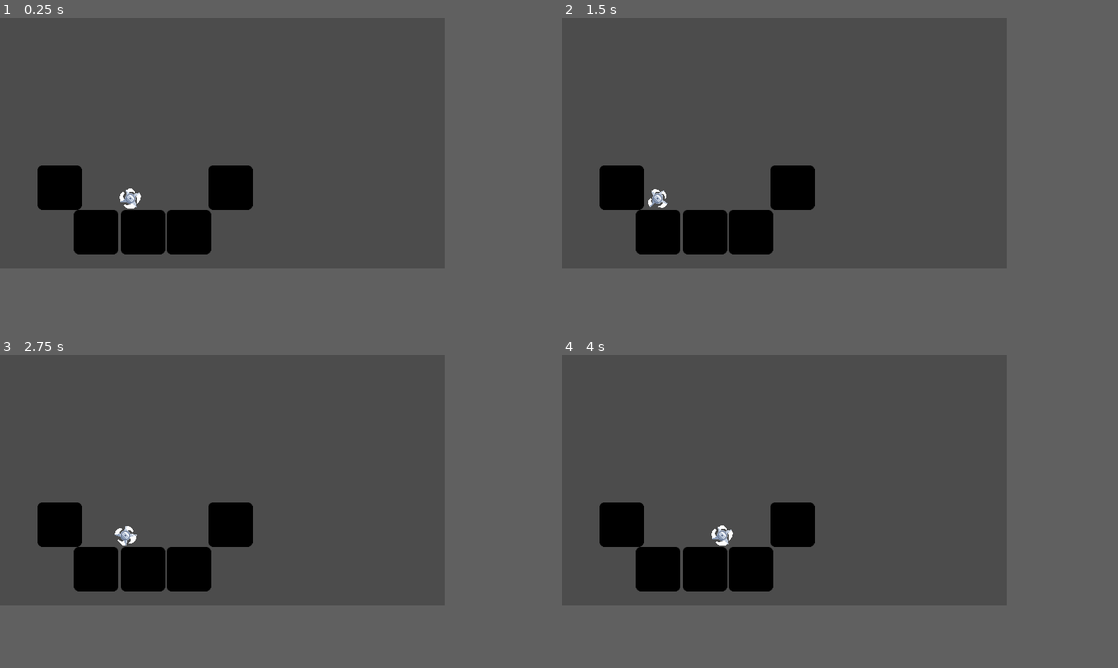
Above: before the commit, frames 1-4 (two rows, left to right).
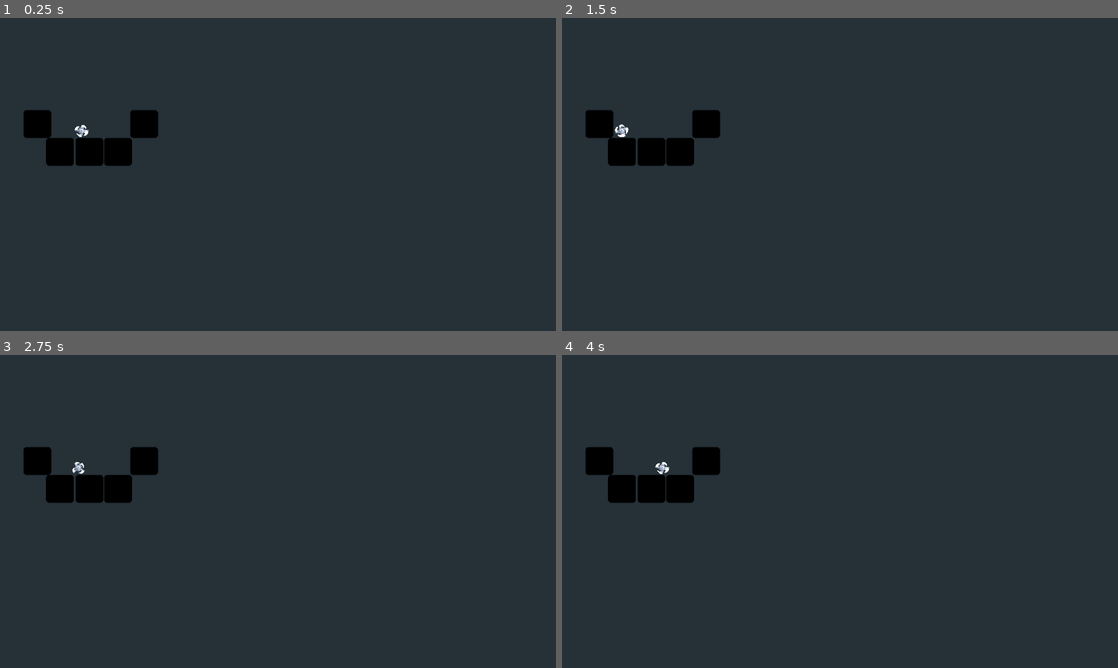
Above: after the commit, the same moments.

Repository: JamesDSource/Cyber-Gunslinger
Game: Godot game, scene res://sawblade/sawblade.tscn
The game is run twice, just before and just after one commit, with the same random seed, the same clock (stepped at 60 frames per second) and the same inputs. Before the commit the project has no main scene; this scene is started directly in both runs. The engine's default icon, where the game draws it, is replaced by a stand-in: a white triangle on a blue panel in a dark square.
Inputs:
- Up to frame 1 (0.25 s): no input
- Up to frame 2 (1.5 s): hold Right (Right) from 0.53 s (still down); tap W (Jump, bound only before the commit) at 0.6, 0.77, 1.07, 1.35 s
- Up to frame 3 (2.75 s): tap W (Jump, bound only before the commit) at 1.52, 1.82, 2.1 s; release Right (Right) at 2.03 s; hold Left (Left) from 2.03 s (still down)
- Up to frame 4 (4 s): release Left (Left) at 2.78 s; hold Right (Right) from 2.78 s (still down); tap W (Jump, bound only before the commit) at 2.85, 3.02, 3.32, 3.6, 3.77 s
In our replay, the window is 640x360 before the commit and 800x450 after it. These sizes can differ from the game's own. Grey fills any space a smaller window leaves; there, only what the larger window draws over its background counts as a difference.

The runs differ from the first frame. In frame 1, 64% of the frame differs, in the area x 0-80%, y 0-80%; in frame 2, 64%; in frame 3, 64%; in frame 4, 64%.

Commit message:
12/5/2020

Diff:
--- a/project.godot
+++ b/project.godot
@@ -16,60 +16,28 @@
 [application]
 
 config/name="Codeday Game"
+run/main_scene="res://sawblade/sawblade.tscn"
+config/icon="res://icon.png"
 
 [display]
 
-window/size/width=640
-window/size/height=360
-window/size/resizable=false
-window/size/fullscreen=true
-window/stretch/mode="2d"
-window/stretch/aspect="keep"
-
-[importer_defaults]
-
-texture={
-"compress/bptc_ldr": 0,
-"compress/hdr_mode": 0,
-"compress/lossy_quality": 0.7,
-"compress/mode": 0,
-"compress/normal_map": 0,
-"detect_3d": false,
-"flags/anisotropic": false,
-"flags/filter": false,
-"flags/mipmaps": false,
-"flags/repeat": 0,
-"flags/srgb": 2,
-"process/HDR_as_SRGB": false,
-"process/fix_alpha_border": true,
-"process/invert_color": false,
-"process/premult_alpha": false,
-"size_limit": 0,
-"stream": false,
-"svg/scale": 1.0
-}
+window/size/width=1280
+window/size/height=720
 
 [input]
 
 Left={
 "deadzone": 0.5,
 "events": [ Object(InputEventKey,"resource_local_to_scene":false,"resource_name":"","device":0,"alt":false,"shift":false,"control":false,"meta":false,"command":false,"pressed":false,"scancode":16777231,"unicode":0,"echo":false,"script":null)
-, Object(InputEventKey,"resource_local_to_scene":false,"resource_name":"","device":0,"alt":false,"shift":false,"control":false,"meta":false,"command":false,"pressed":false,"scancode":65,"unicode":0,"echo":false,"script":null)
  ]
 }
 Right={
 "deadzone": 0.5,
 "events": [ Object(InputEventKey,"resource_local_to_scene":false,"resource_name":"","device":0,"alt":false,"shift":false,"control":false,"meta":false,"command":false,"pressed":false,"scancode":16777233,"unicode":0,"echo":false,"script":null)
-, Object(InputEventKey,"resource_local_to_scene":false,"resource_name":"","device":0,"alt":false,"shift":false,"control":false,"meta":false,"command":false,"pressed":false,"scancode":68,"unicode":0,"echo":false,"script":null)
- ]
-}
-Jump={
-"deadzone": 0.5,
-"events": [ Object(InputEventKey,"resource_local_to_scene":false,"resource_name":"","device":0,"alt":false,"shift":false,"control":false,"meta":false,"command":false,"pressed":false,"scancode":87,"unicode":0,"echo":false,"script":null)
-, Object(InputEventKey,"resource_local_to_scene":false,"resource_name":"","device":0,"alt":false,"shift":false,"control":false,"meta":false,"command":false,"pressed":false,"scancode":16777232,"unicode":0,"echo":false,"script":null)
  ]
 }
 
 [rendering]
 
+environment/default_clear_color=Color( 0.14902, 0.192157, 0.219608, 1 )
 environment/default_environment="res://default_env.tres"
--- a/sawblade/sawblade.tscn
+++ b/sawblade/sawblade.tscn
@@ -41,7 +41,7 @@
 
 [node name="AnimatedSprite" type="AnimatedSprite" parent="Sawblade"]
 frames = SubResource( 5 )
-frame = 2
+frame = 1
 playing = true
 
 [node name="RayCast2D" type="RayCast2D" parent="Sawblade"]
--- /dev/null
+++ b/titlescreen/TitleScreen.gd
@@ -0,0 +1,33 @@
+extends Control
+
+
+# Declare member variables here. Examples:
+# var a = 2
+# var b = "text"
+
+
+# Called when the node enters the scene tree for the first time.
+func _ready():
+	pass # Replace with function body.
+
+
+# Called every frame. 'delta' is the elapsed time since the previous frame.
+#func _process(delta):
+#	pass
+
+
+func _on_NewGameButton2_pressed():
+	get_tree().change_sceen("res://Game/Game.tscn")
+	pass # Replace with function body.
+
+
+func _on_Continue_Button_pressed():
+	get_tree().change_sceen("res://Game/Game.tscn")
+	pass # Replace with function body.
+
+
+
+
+func _on_OptionsButton_pressed():
+	get_tree().change_sceen("res://Game/Game.tscn")
+	pass # Replace with function body.
--- /dev/null
+++ b/titlescreen/TitleScreen.tscn
@@ -0,0 +1,89 @@
+[gd_scene load_steps=6 format=2]
+
+[ext_resource path="res://titlescreen/buttons/OptionsButton.tscn" type="PackedScene" id=1]
+[ext_resource path="res://sawblade/cyberredneck.png" type="Texture" id=2]
+[ext_resource path="res://titlescreen/buttons/NewGameButton.tscn" type="PackedScene" id=3]
+[ext_resource path="res://titlescreen/buttons/Continue Button.tscn" type="PackedScene" id=4]
+[ext_resource path="res://titlescreen/TitleScreen.gd" type="Script" id=5]
+
+[node name="TitleScreen" type="Control"]
+anchor_right = 1.0
+anchor_bottom = 1.0
+margin_left = -454.902
+margin_top = -124.627
+margin_right = -454.902
+margin_bottom = -124.627
+script = ExtResource( 5 )
+__meta__ = {
+"_edit_use_anchors_": false
+}
+
+[node name="Menu" type="VBoxContainer" parent="."]
+margin_left = 560.152
+margin_top = 232.018
+margin_right = 1600.15
+margin_bottom = 792.018
+__meta__ = {
+"_edit_use_anchors_": false
+}
+
+[node name="Logo" type="TextureRect" parent="Menu"]
+margin_right = 1040.0
+margin_bottom = 190.0
+rect_pivot_offset = Vector2( 517.105, 21.246 )
+texture = ExtResource( 2 )
+stretch_mode = 4
+
+[node name="CenterRow" type="HBoxContainer" parent="Menu"]
+margin_top = 194.0
+margin_right = 1040.0
+margin_bottom = 560.0
+size_flags_vertical = 3
+
+[node name="Buttons" type="VBoxContainer" parent="Menu/CenterRow"]
+margin_right = 518.0
+margin_bottom = 366.0
+size_flags_horizontal = 3
+size_flags_vertical = 3
+custom_constants/separation = 20
+alignment = 1
+
+[node name="NewGameButton2" parent="Menu/CenterRow/Buttons" instance=ExtResource( 3 )]
+margin_top = 73.0
+margin_right = 518.0
+margin_bottom = 133.0
+rect_rotation = 0.0
+
+[node name="Continue Button" parent="Menu/CenterRow/Buttons" instance=ExtResource( 4 )]
+margin_left = 0.0
+margin_top = 153.0
+margin_right = 518.0
+margin_bottom = 213.0
+rect_rotation = 0.0
+rect_pivot_offset = Vector2( 189.518, 2.40753 )
+
+[node name="OptionsButton" parent="Menu/CenterRow/Buttons" instance=ExtResource( 1 )]
+margin_left = 0.0
+margin_top = 233.0
+margin_right = 518.0
+margin_bottom = 293.0
+rect_rotation = 0.0
+
+[node name="CenterContainer" type="CenterContainer" parent="Menu/CenterRow"]
+margin_left = 522.0
+margin_right = 1040.0
+margin_bottom = 366.0
+size_flags_horizontal = 3
+size_flags_vertical = 3
+__meta__ = {
+"_edit_use_anchors_": false
+}
+
+[node name="TextureRect" type="TextureRect" parent="Menu/CenterRow/CenterContainer"]
+margin_left = 259.0
+margin_top = 183.0
+margin_right = 259.0
+margin_bottom = 183.0
+[connection signal="pressed" from="Menu/CenterRow/Buttons/NewGameButton2" to="." method="_on_NewGameButton2_pressed"]
+[connection signal="pressed" from="Menu/CenterRow/Buttons/Continue Button" to="." method="_on_Continue_Button_pressed"]
+[connection signal="pressed" from="Menu/CenterRow/Buttons/OptionsButton" to="." method="_on_OptionsButton_pressed"]
--- /dev/null
+++ b/titlescreen/buttons/Continue Button.tscn
@@ -0,0 +1,15 @@
+[gd_scene load_steps=2 format=2]
+
+[ext_resource path="res://titlescreen/buttons/MenuButton.tscn" type="PackedScene" id=1]
+
+[node name="Continue Button" instance=ExtResource( 1 )]
+margin_left = 207.578
+margin_top = 436.286
+margin_right = 1247.58
+margin_bottom = 456.286
+
+[node name="Label" parent="." index="0"]
+margin_bottom = 88.5636
+text = "C o n t i n u e
+
+"
--- /dev/null
+++ b/titlescreen/buttons/MenuButton.tscn
@@ -0,0 +1,30 @@
+[gd_scene load_steps=2 format=2]
+
+[ext_resource path="res://titlescreen/font/pdark33.tres" type="DynamicFont" id=1]
+
+[node name="MenuBUtton" type="Button"]
+margin_right = 1040.0
+margin_bottom = 60.0
+rect_min_size = Vector2( 360, 60 )
+rect_rotation = -360.0
+flat = true
+__meta__ = {
+"_edit_use_anchors_": false
+}
+
+[node name="Label" type="Label" parent="."]
+anchor_right = 1.0
+anchor_bottom = 1.0
+margin_left = 5.0
+margin_top = 3.5636
+margin_right = 5.0
+margin_bottom = 52.5636
+custom_fonts/font = ExtResource( 1 )
+custom_colors/font_color_shadow = Color( 0.803922, 0.0901961, 0.0901961, 1 )
+custom_constants/shadow_offset_x = 0
+custom_constants/shadow_offset_y = 5
+text = "Label
+"
+__meta__ = {
+"_edit_use_anchors_": false
+}
--- /dev/null
+++ b/titlescreen/buttons/NewGameButton.tscn
@@ -0,0 +1,8 @@
+[gd_scene load_steps=2 format=2]
+
+[ext_resource path="res://titlescreen/buttons/MenuButton.tscn" type="PackedScene" id=1]
+
+[node name="NewGameButton" instance=ExtResource( 1 )]
+
+[node name="Label" parent="." index="0"]
+text = "N e w  G a m e"
--- /dev/null
+++ b/titlescreen/buttons/OptionsButton.tscn
@@ -0,0 +1,13 @@
+[gd_scene load_steps=2 format=2]
+
+[ext_resource path="res://titlescreen/buttons/MenuButton.tscn" type="PackedScene" id=1]
+
+[node name="OptionsButton" instance=ExtResource( 1 )]
+margin_left = 551.223
+margin_top = 94.3874
+margin_right = 1591.22
+margin_bottom = 114.387
+
+[node name="Label" parent="." index="0"]
+text = "O p t i o n s
+"
--- /dev/null
+++ b/titlescreen/font/pdark33.tres
@@ -0,0 +1,7 @@
+[gd_resource type="DynamicFont" load_steps=2 format=2]
+
+[ext_resource path="res://titlescreen/font/pdark.ttf" type="DynamicFontData" id=1]
+
+[resource]
+size = 33
+font_data = ExtResource( 1 )
Binary file added: sawblade/cyberredneck.png
Not shown, added: sawblade/cyberredneck.png.import
Binary file added: titlescreen/font/pdark.ttf
